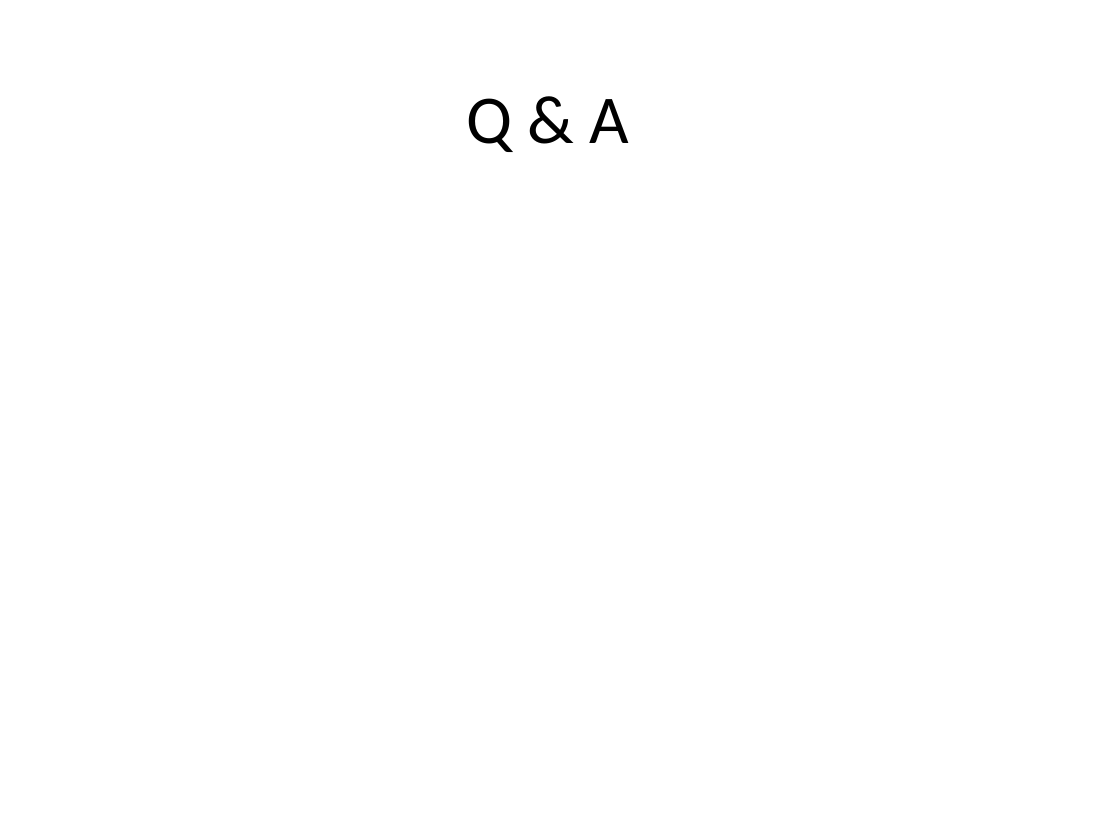
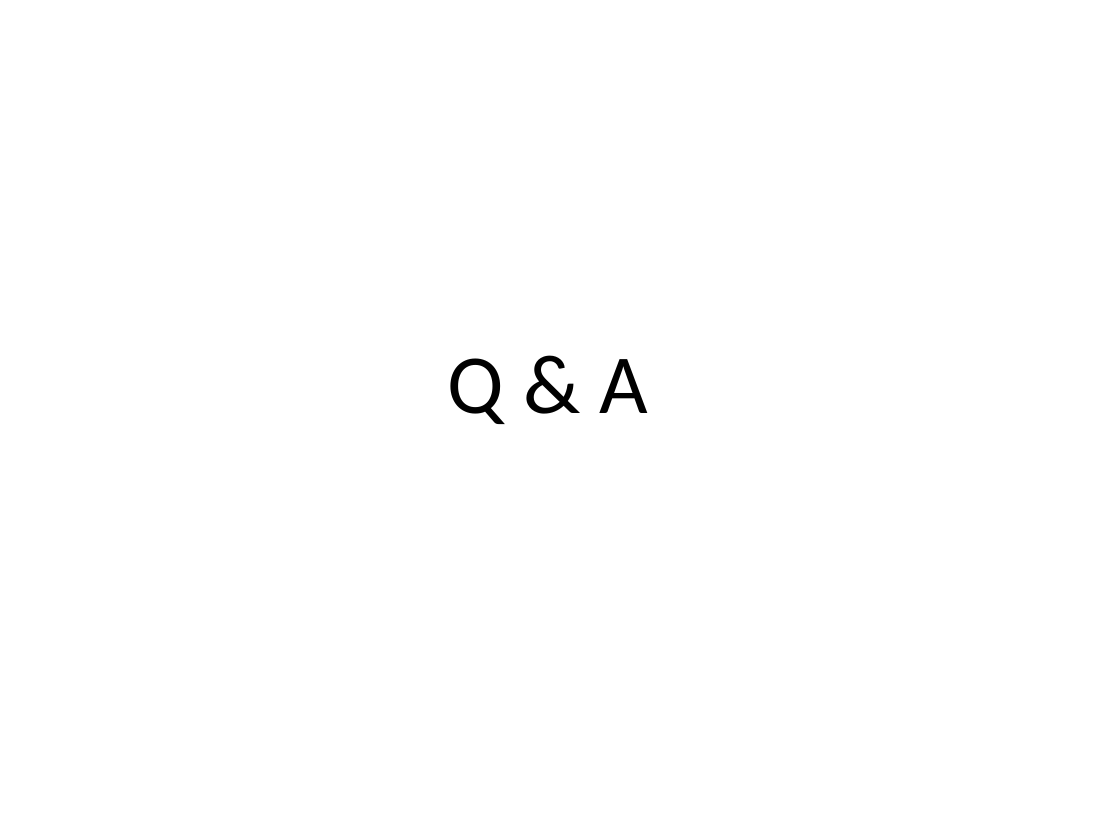
Before and after one commit to PlumpMath/DesignPattern-956, a slide deck: slide 33 of _Doc/Design Pattern (C#) - Part 1.pptx. Drawn at 1120x840 pixels with LibreOffice and Linux fonts; fonts in the diff are those of the drawing. Boxes give left, top, right and bottom in pixels: in the first picture for what was removed or moved away, otherwise in the second. Text is boxed around its words. In the diff, an @@ line names an element or a change of style, - is before the commit and + after.

```diff
--- a/_Doc/Design Pattern (C#) - Part 1.pptx
+++ b/_Doc/Design Pattern (C#) - Part 1.pptx
@@ title "Q & A" moved from (x1=466, y1=98, x2=630, y2=152) to (x1=448, y1=358, x2=648, y2=424) @@
@@ title "Q & A" at (x1=448, y1=358, x2=648, y2=424): size 44 to 54 pt @@
```
Also in this commit, not shown: 1 other slide changed.
